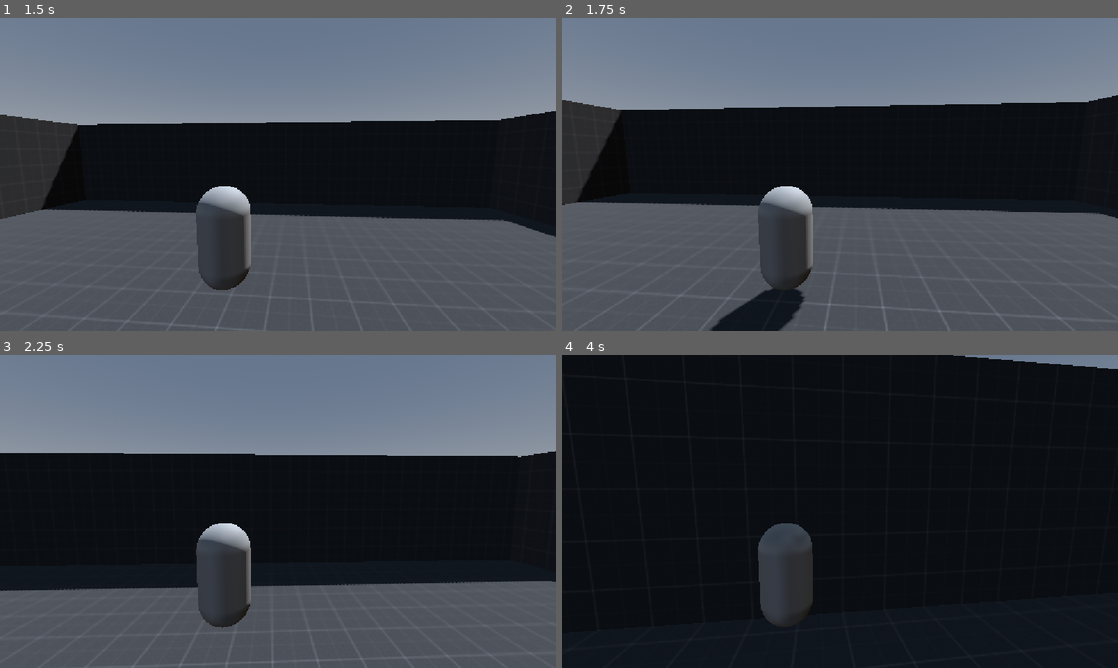
Above: before the commit, frames 1-4 (two rows, left to right).
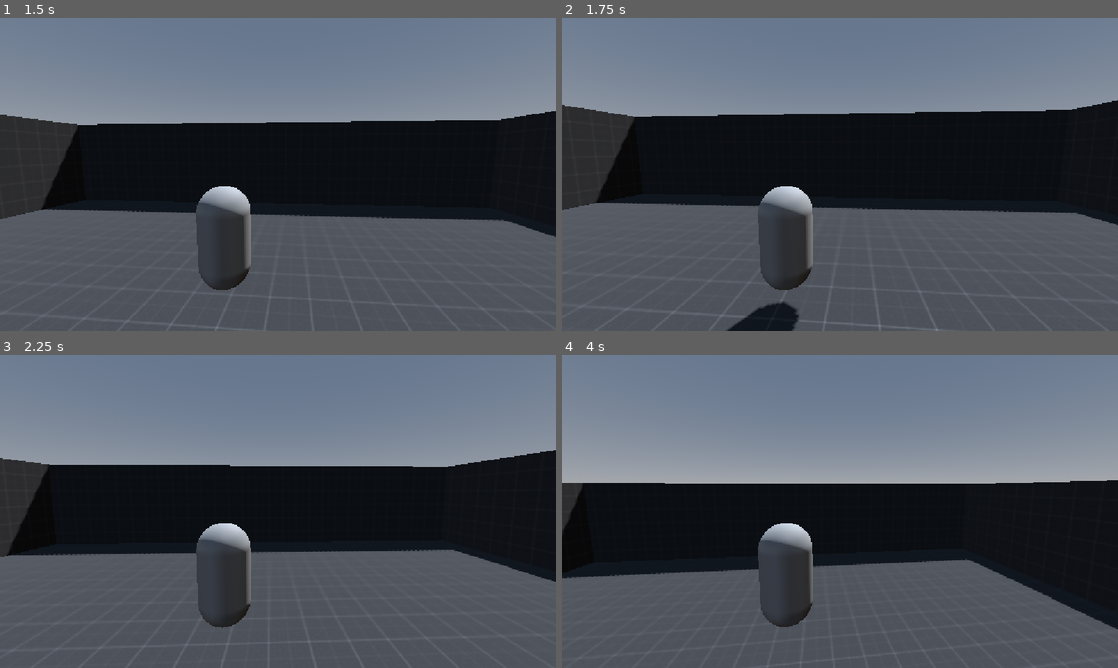
Above: after the commit, the same moments.

Repository: alavanzasp-code/IJStudio
Game: Godot game, scene res://Test Area (World)/test_area.tscn
The game is run twice, just before and just after one commit, with the same random seed, the same clock (stepped at 60 frames per second) and the same inputs.
Inputs (mouse positions are in pixels of both pictures, inside the frame that each line leads up to):
- Up to frame 1 (1.5 s): tap Enter at 0.5 s; move the mouse to (305, 174) at 0.52 s; hold W (up) from 0.53 s (still down); tap F (grapple) at 0.6 s; click (305, 174) at 0.67 s; tap Space (jump) at 0.77, 0.8, 1.07, 1.35 s; move the mouse to (250, 174) at 1.27 s
- Up to frame 2 (1.75 s): keep holding W (up); tap Space (jump) at 1.52 s; tap F (grapple) at 1.55 s
- Up to frame 3 (2.25 s): keep holding W (up); tap Space (jump) at 1.82 s; move the mouse to (289, 505) at 2.02 s; tap F (grapple) at 2.1 s
- Up to frame 4 (4 s): keep holding W (up); tap Space (jump) at 2.3, 3.02, 3.32, 3.77, 3.8 s; move the mouse to (834, 517) at 2.77 s; tap Ctrl (slide) at 2.85 s; click (834, 517) at 2.92 s; tap F (grapple) at 3.05 s; move the mouse to (878, 514) at 3.52 s; hold Shift (sprint) from 3.53 s (still down)

Frame 1 is identical in both runs. In frame 2, 4.4% of the frame differs, in the area x 0-100%, y 24-100%; in frame 3, 13%; in frame 4, 69%, in the area x 0-100%, y 0-100%.
Error after the commit: Invalid call. Nonexistent function 'add_normal' in base 'SurfaceTool'. (res://Character)

Commit message:
try to extend grapple (it broke)

Diff:
--- /dev/null
+++ b/Character (Player Test Sub)/grapple_rope.gd
@@ -0,0 +1,132 @@
+extends MeshInstance3D
+
+const RADIAL_SEGMENTS := 8
+
+const ROPE_SHADER_CODE := """
+shader_type spatial;
+
+uniform float stripe_scale : hint_range(1.0, 30.0) = 11.0;
+uniform vec3 dark_color : source_color = vec3(0.28, 0.18, 0.10);
+uniform vec3 light_color : source_color = vec3(0.55, 0.37, 0.22);
+
+void fragment() {
+	float twist = fract(UV.x + UV.y * stripe_scale);
+	ALBEDO = mix(light_color, dark_color, step(0.5, twist));
+	ROUGHNESS = 1.0;
+}
+"""
+
+@export var tube_segments := 20
+@export var rope_radius := 0.045
+
+@onready var _player := get_parent() as Node3D
+
+var is_active := false
+var from_point := Vector3.ZERO
+var to_point := Vector3.ZERO
+
+var _clock := 0.0
+var _base_sag := 0.5
+var _wobble_amp := 0.0
+
+
+func _ready() -> void:
+	cast_shadow = GeometryInstance3D.SHADOW_CASTING_SETTING_OFF
+	var material := ShaderMaterial.new()
+	var shader := Shader.new()
+	shader.code = ROPE_SHADER_CODE
+	material.shader = shader
+	material_override = material
+	visible = false
+
+
+func launch(from_world: Vector3, to_world: Vector3) -> void:
+	from_point = from_world
+	to_point = to_world
+	_base_sag = clampf((to_point - from_point).length() * 0.05, 0.2, 1.2)
+	_clock = 0.0
+	_wobble_amp = 0.18
+	is_active = true
+	visible = true
+	_rebuild()
+
+
+func end() -> void:
+	is_active = false
+	visible = false
+	mesh = null
+
+
+func _process(delta: float) -> void:
+	if not is_active:
+		return
+
+	_clock += delta
+	_wobble_amp = maxf(0.0, _wobble_amp - delta * 1.3)
+	from_point = _player.global_position + Vector3(0, 0.6, 0)
+	_rebuild()
+
+
+func _rebuild() -> void:
+	var p0 := from_point
+	var p2 := to_point
+	if p0.distance_to(p2) < 0.01:
+		mesh = null
+		return
+
+	var mid := (p0 + p2) * 0.5
+	var sag: float = clampf(_clock / 0.35, 0.0, 1.0) * _base_sag
+	var wob: float = _wobble_amp * (sin(_clock * 13.0) + sin(_clock * 21.0) * 0.4)
+	var control := mid + Vector3.DOWN * sag + Vector3.RIGHT * wob
+
+	var points := PackedVector3Array()
+	var tangents := PackedVector3Array()
+	for i in tube_segments + 1:
+		var t_val := float(i) / tube_segments
+		points.append(_quad_bezier(p0, control, p2, t_val))
+
+	for i in points.size():
+		var prev := points[maxi(i - 1, 0)]
+		var next := points[mini(i + 1, points.size() - 1)]
+		tangents.append((next - prev).normalized())
+
+	var st := SurfaceTool.new()
+	st.begin(Mesh.PRIMITIVE_TRIANGLES)
+
+	for i in points.size():
+		var tangent := tangents[i]
+		var right := Vector3.UP.cross(tangent).normalized()
+		if right.length() < 0.1:
+			right = Vector3.FORWARD.cross(tangent).normalized()
+		var heft := tangent.cross(right).normalized()
+		var v := float(i) / tube_segments
+
+		for j in RADIAL_SEGMENTS:
+			var u := float(j) / RADIAL_SEGMENTS
+			var radial := right * cos(u * TAU) + heft * sin(u * TAU)
+			st.add_normal(radial)
+			st.add_uv(Vector2(u, v))
+			st.add_vertex(points[i] + radial * rope_radius)
+
+	for i in tube_segments:
+		var base := i * RADIAL_SEGMENTS
+		var next_base := base + RADIAL_SEGMENTS
+		for j in RADIAL_SEGMENTS:
+			var j2 := (j + 1) % RADIAL_SEGMENTS
+			var a := base + j
+			var b := next_base + j
+			var a2 := base + j2
+			var b2 := next_base + j2
+			st.add_index(a)
+			st.add_index(b)
+			st.add_index(b2)
+			st.add_index(a)
+			st.add_index(b2)
+			st.add_index(a2)
+
+	mesh = st.commit()
+
+
+func _quad_bezier(a: Vector3, c: Vector3, b: Vector3, t: float) -> Vector3:
+	var inv := 1.0 - t
+	return inv * inv * a + 2.0 * inv * t * c + t * t * b
--- a/Character (Player Test Sub)/player_(test).gd
+++ b/Character (Player Test Sub)/player_(test).gd
@@ -8,7 +8,9 @@
 @export var slide_speed := 20.0
 @export var slide_duration := 5.0
 
-@export var grapple_range := 2.5
+const GRAPPLE_ROPE_SCRIPT := preload("res://Character (Player Test Sub)/grapple_rope.gd")
+
+@export var grapple_range := 20.0
 @export var grapple_duration := 1.2
 @export var grapple_slide_speed := 2.0
 @export var wall_jump_push := 6.0
@@ -20,6 +22,12 @@
 var is_grappled := false
 var grapple_timer := 0.0
 var grapple_normal := Vector3.ZERO
+var grapple_rope: MeshInstance3D
+
+func _ready() -> void:
+	grapple_rope = MeshInstance3D.new()
+	grapple_rope.set_script(GRAPPLE_ROPE_SCRIPT)
+	add_child(grapple_rope)
 
 func _physics_process(delta):
 	if is_grappled:
@@ -91,34 +99,32 @@
 	return Input.is_action_pressed("sprint")
 
 
-func find_wall_normal() -> Vector3:
+func raycast_wall() -> Dictionary:
 	var space := get_world_3d().direct_space_state
 	var origin := global_position + Vector3(0, 0.6, 0)
 	var query := PhysicsRayQueryParameters3D.create(
 		origin,
 		origin - global_transform.basis.z * grapple_range,
 	)
-	var hit := space.intersect_ray(query)
-	if hit:
-		return hit.normal
-	return Vector3.ZERO
+	return space.intersect_ray(query)
 
 
 func try_start_grapple() -> bool:
 	if is_on_floor():
 		return false
 
-	var wall_normal := find_wall_normal()
-	if wall_normal == Vector3.ZERO:
+	var hit := raycast_wall()
+	if hit.is_empty():
 		return false
 
 	is_grappled = true
 	grapple_timer = grapple_duration
-	grapple_normal = wall_normal
+	grapple_normal = hit.normal
 	is_sliding = false
 	velocity.y = -grapple_slide_speed
 	velocity.x *= 0.2
 	velocity.z *= 0.2
+	grapple_rope.launch(global_position + Vector3(0, 0.6, 0), hit.position)
 	return true
 
 
@@ -127,12 +133,12 @@
 
 	if Input.is_action_just_pressed("jump"):
 		wall_jump()
-		is_grappled = false
+		end_grapple()
 		return
 
 	# Detach when time runs out or the wall is no longer in reach
-	if grapple_timer <= 0.0 or find_wall_normal() == Vector3.ZERO:
-		is_grappled = false
+	if grapple_timer <= 0.0 or raycast_wall().is_empty():
+		end_grapple()
 		return
 
 	# Slide down the wall at a steady pace
@@ -141,6 +147,11 @@
 	# Cling to the wall, damp incoming horizontal speed
 	velocity.x = move_toward(velocity.x, 0, acceleration * 2.0 * delta)
 	velocity.z = move_toward(velocity.z, 0, acceleration * 2.0 * delta)
+
+
+func end_grapple() -> void:
+	is_grappled = false
+	grapple_rope.end()
 
 
 func wall_jump() -> void:
Not shown, added: Character (Player Test Sub)/grapple_rope.gd.uid
